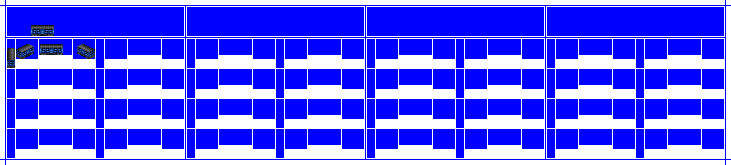
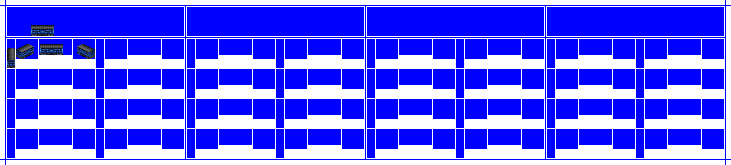
Layered file, before and after one edit (731px x 165px). Changes by layer:
painted on "CC1" over [27, 29, 84, 53]